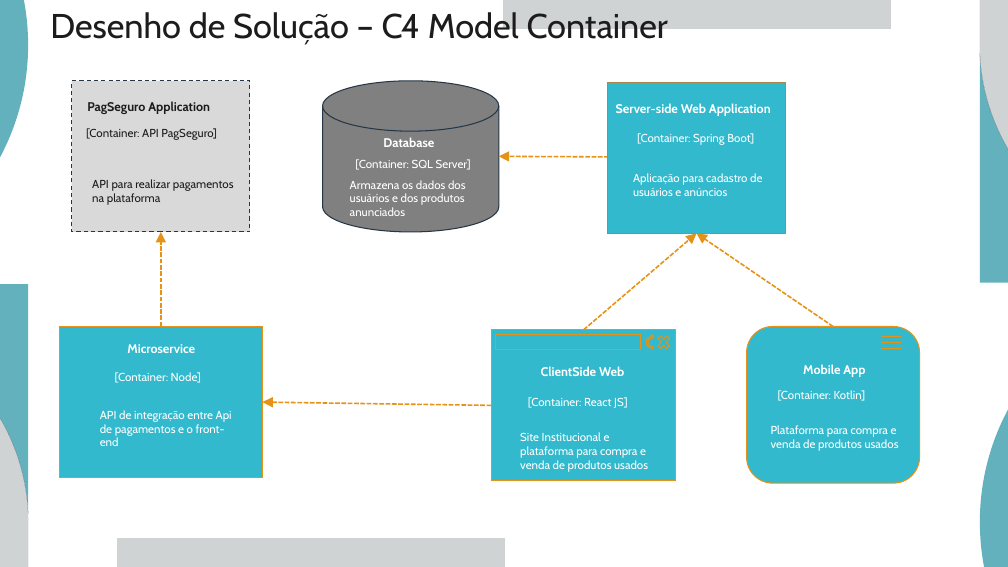
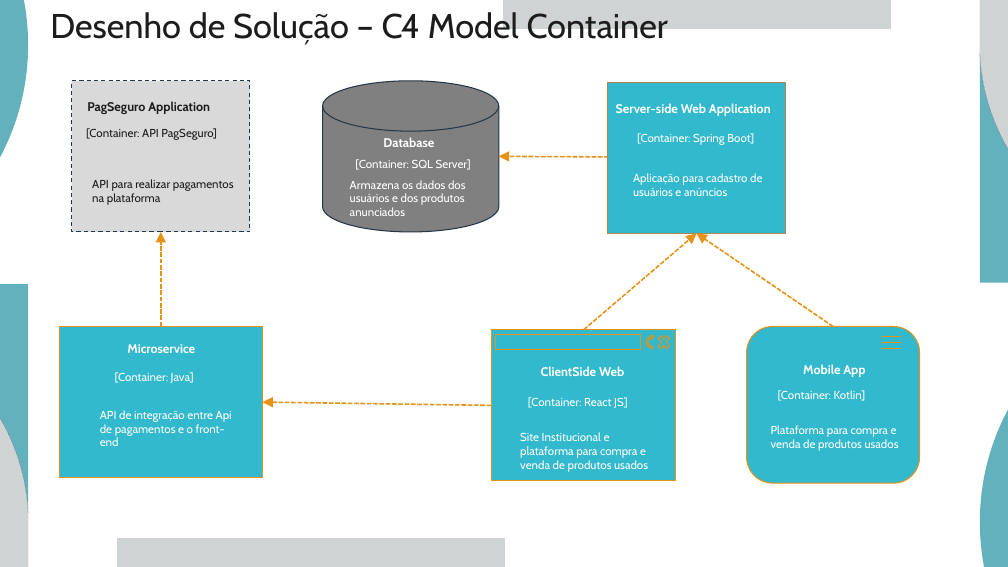
Before and after one commit to letssBuyy/letsbuy-documents, a slide deck: slide 1 of Desenho de solução - C4 Model - LetsBuy.pptx. Drawn at 1008x567 pixels with LibreOffice and Linux fonts; fonts in the diff are those of the drawing. Boxes give left, top, right and bottom in pixels: in the first picture for what was removed or moved away, otherwise in the second. Text is boxed around its words. In the diff, an @@ line names an element or a change of style, - is before the commit and + after.

```diff
--- a/Desenho de solução - C4 Model - LetsBuy.pptx
+++ b/Desenho de solução - C4 Model - LetsBuy.pptx
@@ text at <box>115,372,194,383</box>: text changed @@
-[Container: Node]
+[Container: Java]
```
Also in this commit, not shown: 1 other slide changed, 1 other file.
